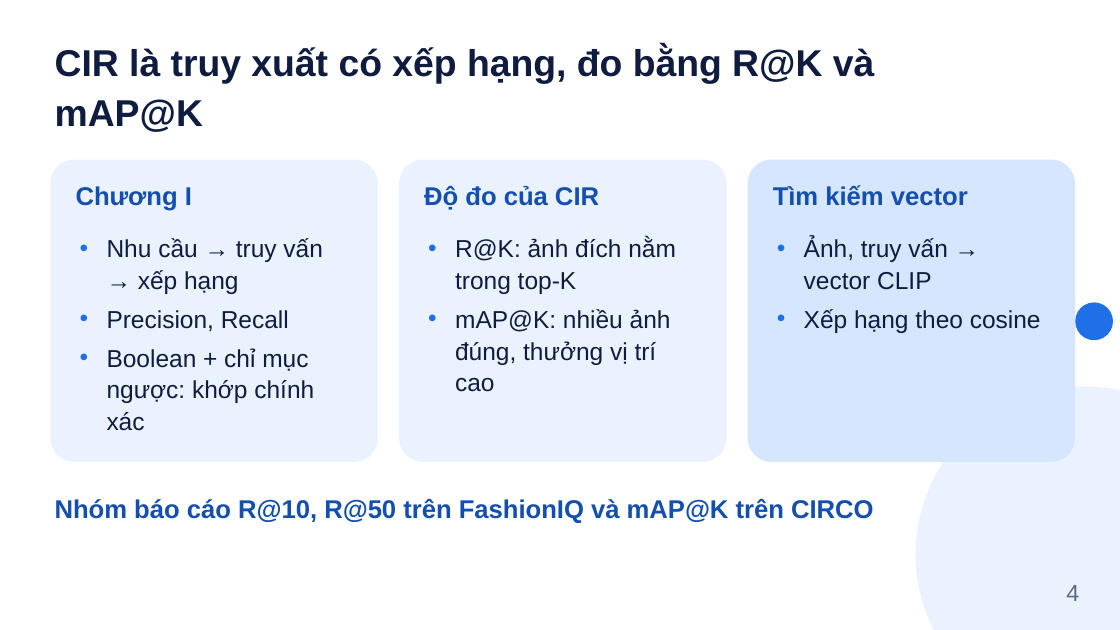
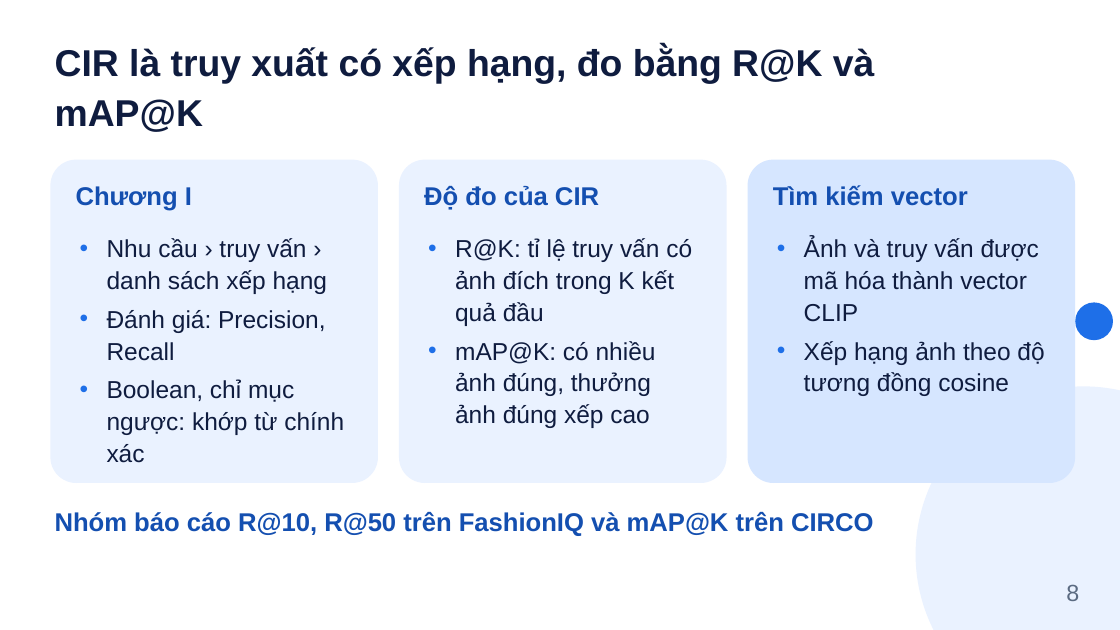
Before and after one commit to tamdv/btl-lincir, a slide deck: slide 8 of slides/Slides_Nhom8_LinCIR.pptx (slide 4 before the commit). Drawn at 1120x630 pixels with LibreOffice and Linux fonts; fonts in the diff are those of the drawing. Boxes give left, top, right and bottom in pixels: in the first picture for what was removed or moved away, otherwise in the second. Text is boxed around its words. In the diff, an @@ line names an element or a change of style, - is before the commit and + after.

```diff
--- a/slides/Slides_Nhom8_LinCIR.pptx
+++ b/slides/Slides_Nhom8_LinCIR.pptx
@@ rounded rectangle: place and size @@
-rounded rectangle at box(50, 160, 378, 462)
+rounded rectangle at box(50, 160, 378, 483)
@@ rounded rectangle: place and size @@
-rounded rectangle at box(399, 160, 727, 462)
+rounded rectangle at box(399, 160, 727, 483)
@@ rounded rectangle: place and size @@
-rounded rectangle at box(748, 160, 1075, 462)
+rounded rectangle at box(748, 160, 1075, 483)
@@ text at box(107, 238, 344, 463): text changed @@
-• Nhu cầu → truy vấn → xếp hạng
-• Precision, Recall
-• Boolean + chỉ mục ngược: khớp chính xác
+• Nhu cầu › truy vấn › danh sách xếp hạng
+• Đánh giá: Precision, Recall
+• Boolean, chỉ mục ngược: khớp từ chính xác
@@ text at box(455, 238, 692, 428): text changed @@
-• R@K: ảnh đích nằm trong top-K
-• mAP@K: nhiều ảnh đúng, thưởng vị trí cao
+• R@K: tỉ lệ truy vấn có ảnh đích trong K kết quả đầu
+• mAP@K: có nhiều ảnh đúng, thưởng ảnh đúng xếp cao
@@ text at box(804, 238, 1044, 396): text changed @@
-• Ảnh, truy vấn → vector CLIP
-• Xếp hạng theo cosine
+• Ảnh và truy vấn được mã hóa thành vector CLIP
+• Xếp hạng ảnh theo độ tương đồng cosine
@@ text "Nhóm báo cáo R@10, R@50 ...": place and size @@
-text "Nhóm báo cáo R@10, R@50 ..." at box(55, 499, 874, 523)
+text "Nhóm báo cáo R@10, R@50 ..." at box(55, 512, 874, 536)
@@ text at box(1066, 584, 1079, 601): text changed @@
-4
+8
```
Also in this commit, not shown: 12 other slides changed, 1 slide added, 3 slides removed, 19 other files.
